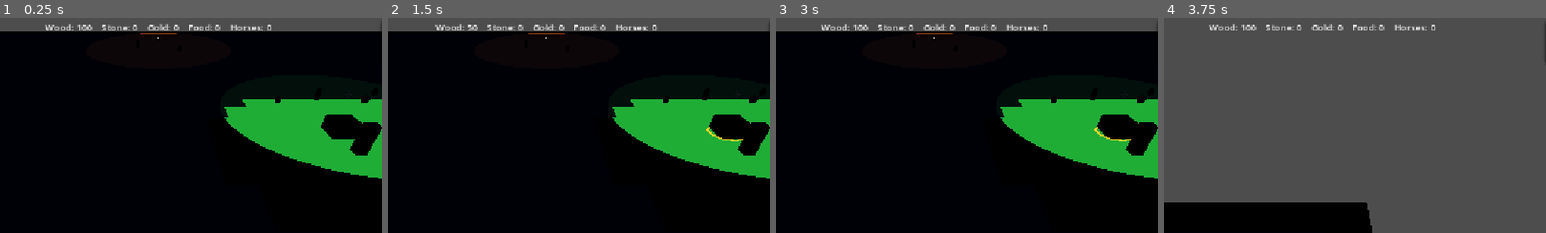
Above: before the commit, frames 1-4 (left to right).
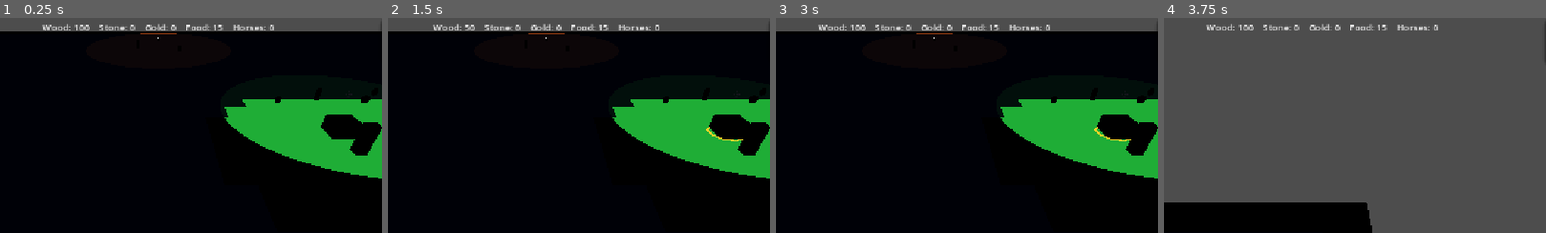
Above: after the commit, the same moments.

Repository: Ferrum-t/RTS-Game
Game: Godot game, scene res://Scenes/World/World.tscn
Two runs of this game, one before a commit and one after it. Both use one fixed random seed, a clock stepped at 60 frames per second and the inputs below.
Inputs (mouse positions are % of the whole screen's width and height, from its top left):
- Up to frame 1 (0.25 s): no input
- Up to frame 2 (1.5 s): click "TC" at 0.5 s; click "Worker (50W)" at 1.25 s
- Up to frame 3 (3 s): click "Pack" at 2 s; click "Cancel last" at 2.75 s
- Up to frame 4 (3.75 s): drag from (8, 85) to (60, 28) at 3.52 s
The pictures show only the part of the screen within x 29-79%, y 0-50%; the shares and areas given below are measured in that part.

The runs differ from the first frame. In frame 1, 0.9% of the frame differs, in the area x 11-72%, y 2-6%; in frame 2, 0.9%; in frame 3, 0.9%; in frame 4, 0.9%.

Commit message:
M21.1 Food display: start 15, train costs W1/S2/C2, queue refund food
Hard block via existing can_afford/spend. Siege food 0. No pop cap/yurt.

Diff:
--- a/Scripts/Managers/ResourceManager.gd
+++ b/Scripts/Managers/ResourceManager.gd
@@ -21,9 +21,11 @@
 	_ensure_team(1)
 	_set_stock(0, BaseResource.Type.WOOD, 100)
 	_set_stock(1, BaseResource.Type.WOOD, 100)
+	_set_stock(0, BaseResource.Type.FOOD, 15)
+	_set_stock(1, BaseResource.Type.FOOD, 15)
 	_sync_hud()
 	resources_changed.emit()
-	print("ResourceManager ready. Wood: ", wood, " Horses: ", horses, " (per-team stocks)")
+	print("ResourceManager ready. Wood: ", wood, " Food: ", food, " Horses: ", horses, " (per-team stocks)")
 
 
 func _ensure_team(team_id: int) -> void:
@@ -46,7 +48,6 @@
 	horses = get_stock(0, BaseResource.Type.HORSES)
 
 
-## Build a cost dictionary from individual amounts.
 static func make_cost(
 	wood_amt: int = 0,
 	stone_amt: int = 0,
@@ -82,26 +83,11 @@
 	return int(bag.get(resource_type, 0))
 
 
-func _set_stock(team_id: int, resource_type: int, value: int) -> void:
+func _set_stock(team_id: int, resource_type: int, amount: int) -> void:
 	_ensure_team(team_id)
-	value = maxi(value, 0)
-	(_stocks[team_id] as Dictionary)[resource_type] = value
+	_stocks[team_id][resource_type] = maxi(0, amount)
 	if team_id == 0:
 		_sync_hud()
-
-
-## Remove up to amount; returns how many were actually removed (raid siphon).
-## team_id default 0 for legacy raid calls.
-func remove(resource_type: int, amount: int, team_id: int = 0) -> int:
-	if amount <= 0:
-		return 0
-	var have: int = get_stock(team_id, resource_type)
-	var taken: int = mini(amount, have)
-	if taken <= 0:
-		return 0
-	_set_stock(team_id, resource_type, have - taken)
-	resources_changed.emit()
-	return taken
 
 
 func can_afford(cost: Dictionary, team_id: int = 0) -> bool:
@@ -130,7 +116,7 @@
 
 
 func add(resource_type: int, amount: int, team_id: int = 0) -> void:
-	if amount <= 0:
+	if amount == 0:
 		return
 	_set_stock(team_id, resource_type, get_stock(team_id, resource_type) + amount)
 	resources_changed.emit()
@@ -142,8 +128,6 @@
 				print("Stockpile Stone: ", stone)
 			BaseResource.Type.HORSES:
 				print("Stockpile Horses: ", horses)
-			_:
-				pass
 
 
 func add_wood(amount: int, team_id: int = 0) -> void:
@@ -166,10 +150,12 @@
 	add(BaseResource.Type.HORSES, amount, team_id)
 
 
-func debug_stock_line(team_id: int) -> String:
-	return "team=%d W=%d S=%d H=%d" % [
-		team_id,
+func debug_print_team(team_id: int) -> void:
+	print(
+		"Team ", team_id, " stocks W:",
 		get_stock(team_id, BaseResource.Type.WOOD),
+		" S:",
 		get_stock(team_id, BaseResource.Type.STONE),
+		" H:",
 		get_stock(team_id, BaseResource.Type.HORSES),
-	]
+	)
